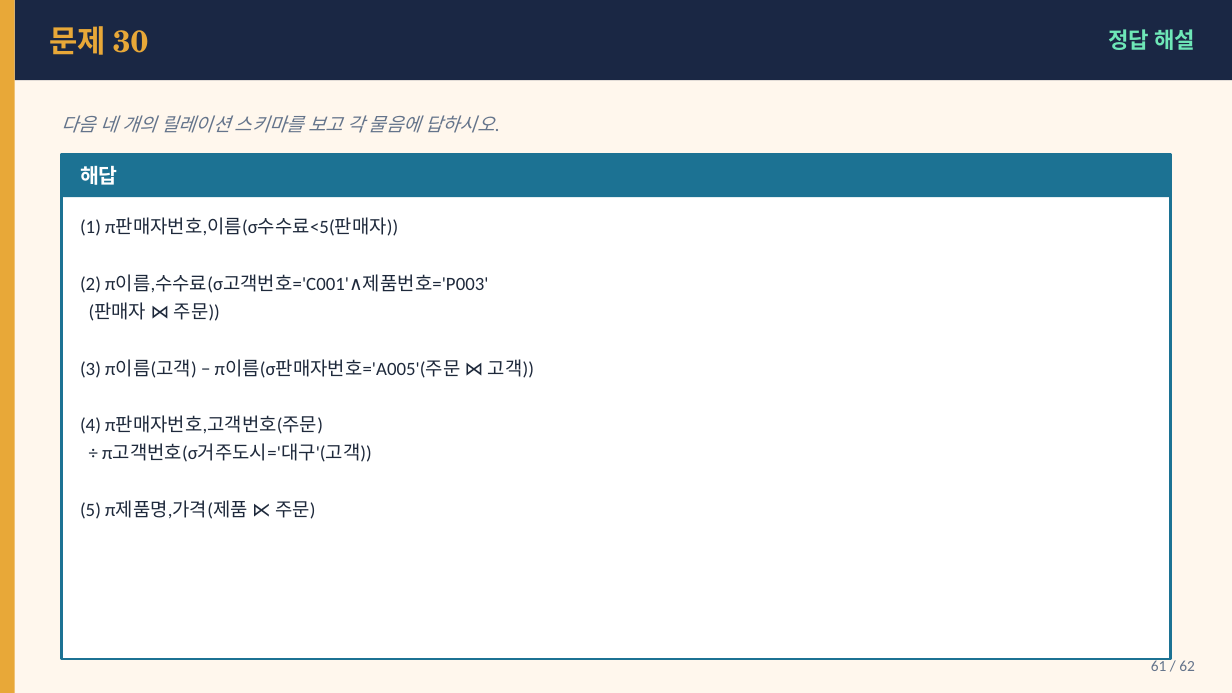
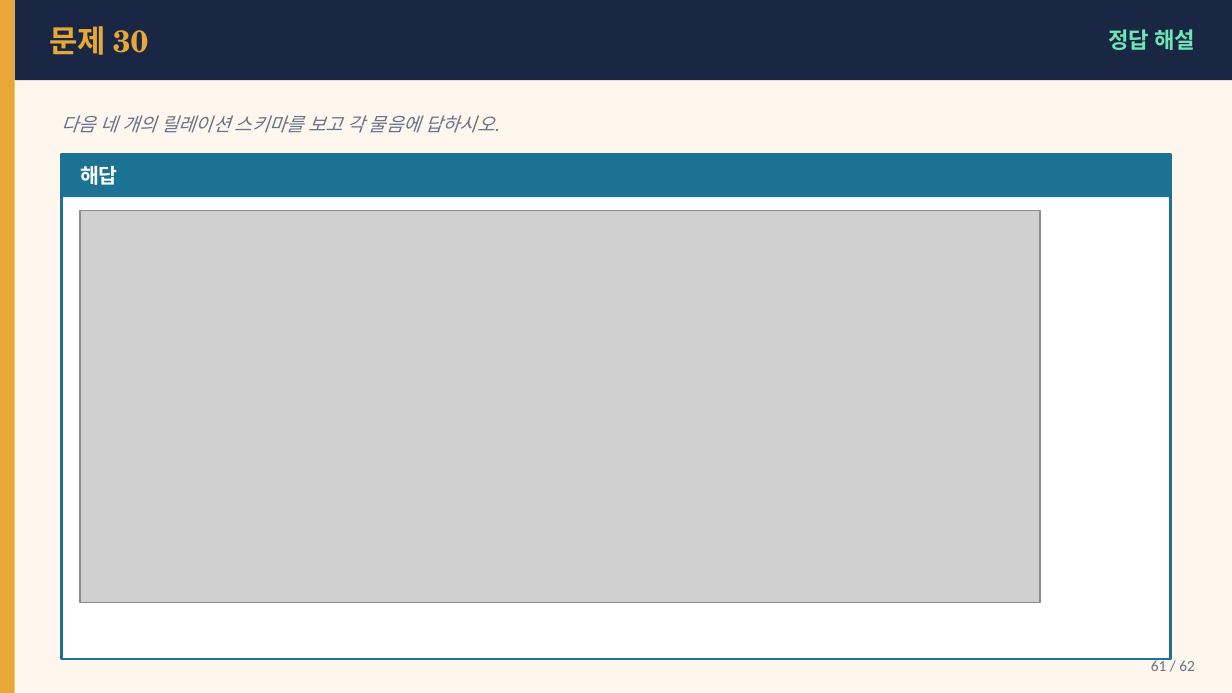
Before and after one commit to Sangdon-Park/Sangdon-Park.github.io, a slide deck: slide 62 of data/DB시스템/6장_연습문제_문제_정답.pptx (slide 61 before the commit). Drawn at 1232x693 pixels with LibreOffice and Linux fonts; fonts in the diff are those of the drawing; grey boxes stand for pictures. Boxes give left, top, right and bottom in pixels: in the first picture for what was removed or moved away, otherwise in the second. Text is boxed around its words. In the diff, an @@ line names an element or a change of style, - is before the commit and + after.

```diff
--- a/data/DB시스템/6장_연습문제_문제_정답.pptx
+++ b/data/DB시스템/6장_연습문제_문제_정답.pptx
@@ text removed at (80, 218, 523, 519) @@
-(1) π판매자번호,이름(σ수수료<5(판매자))
-(2) π이름,수수료(σ고객번호='C001'∧제품번호='P003'
-(판매자 ⋈ 주문))
-(3) π이름(고객) − π이름(σ판매자번호='A005'(주문 ⋈ 고객))
-(4) π판매자번호,고객번호(주문)
-÷ π고객번호(σ거주도시='대구'(고객))
-(5) π제품명,가격(제품 ⋉ 주문)
@@ picture added at (80, 211, 1040, 604) @@
```
Also in this commit, not shown: 9 other slides changed, 3 slides added, 4 other files.
